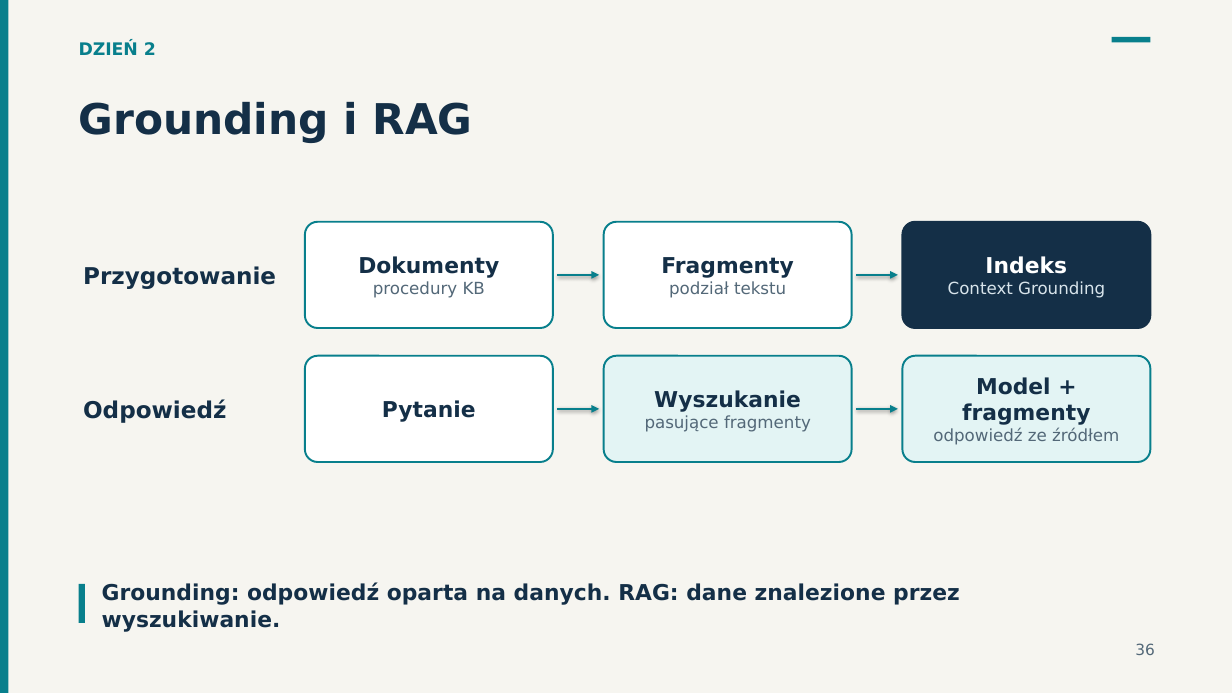
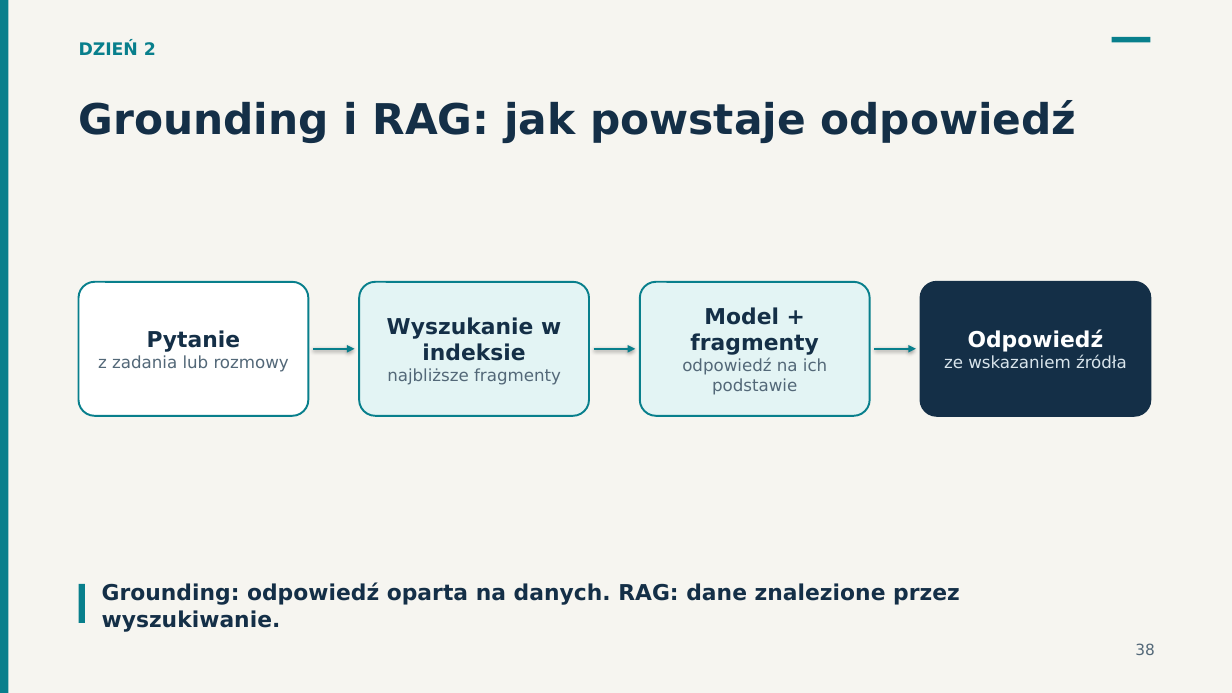
Before and after one commit to dadyl11/Agentic-Automation-UiPath-AI, a slide deck: slide 38 of UiPath_AI_Warsztat/UiPath_AI_Warsztaty.pptx (slide 36 before the commit). Drawn at 1232x693 pixels with LibreOffice and Linux fonts; fonts in the diff are those of the drawing. Boxes give left, top, right and bottom in pixels: in the first picture for what was removed or moved away, otherwise in the second. Text is boxed around its words. In the diff, an @@ line names an element or a change of style, - is before the commit and + after.

```diff
--- a/UiPath_AI_Warsztat/UiPath_AI_Warsztaty.pptx
+++ b/UiPath_AI_Warsztat/UiPath_AI_Warsztaty.pptx
@@ text at (79, 100, 1077, 143): text changed @@
-Grounding i RAG
+Grounding i RAG: jak powstaje odpowiedź
@@ rounded rectangle removed at (305, 222, 553, 328) @@
-Dokumenty
-procedury KB
@@ rounded rectangle removed at (604, 222, 851, 328) @@
-Fragmenty
-podział tekstu
@@ rounded rectangle removed at (903, 222, 1151, 328) @@
-Indeks
-Context Grounding
@@ text removed at (83, 266, 276, 289) @@
-Przygotowanie
@@ rounded rectangle added at (79, 282, 309, 416), fill #FFFFFF, outline #087F8C 1.5 pt, 13 pt, text #536878 @@
+Pytanie
+z zadania lub rozmowy
@@ rounded rectangle added at (360, 282, 590, 416), fill #E3F4F4, outline #087F8C 1.5 pt, 17 pt, text #142F47, bold @@
+Wyszukanie w indeksie
+najbliższe fragmenty
@@ rounded rectangle added at (640, 282, 870, 416), fill #E3F4F4, outline #087F8C 1.5 pt, 13 pt, text #536878 @@
+Model + fragmenty
+odpowiedź na ich podstawie
@@ arrow removed from (857, 274) to (898, 274) @@
@@ rounded rectangle "Odpowiedź": place and size @@
-rounded rectangle "Odpowiedź" at (903, 356, 1151, 462)
+rounded rectangle "Odpowiedź" at (921, 282, 1151, 416)
@@ rounded rectangle "Odpowiedź" at (921, 282, 1151, 416): fill #E3F4F4 to #142F47; outline #087F8C 1.5 pt to #142F47 1.5 pt @@
@@ text in rounded rectangle at (944, 329, 1127, 369): text changed; text colour #536878 to #D8E4EB @@
-Model + fragmenty
-odpowiedź ze źródłem
+Odpowiedź
+ze wskazaniem źródła
@@ rounded rectangle removed at (305, 356, 553, 462) @@
-Pytanie
@@ arrow moved from (557, 274) - (599, 274) to (313, 348) - (355, 348) @@
@@ arrow moved from (557, 409) - (599, 409) to (593, 348) - (636, 348) @@
@@ rounded rectangle removed at (604, 356, 851, 462) @@
-Wyszukanie
-pasujące fragmenty
@@ arrow moved from (857, 409) - (898, 409) to (874, 348) - (916, 348) @@
@@ text removed at (83, 399, 226, 423) @@
-Odpowiedź
```
Also in this commit, not shown: 27 other slides changed, 5 slides added, 3 other files.
